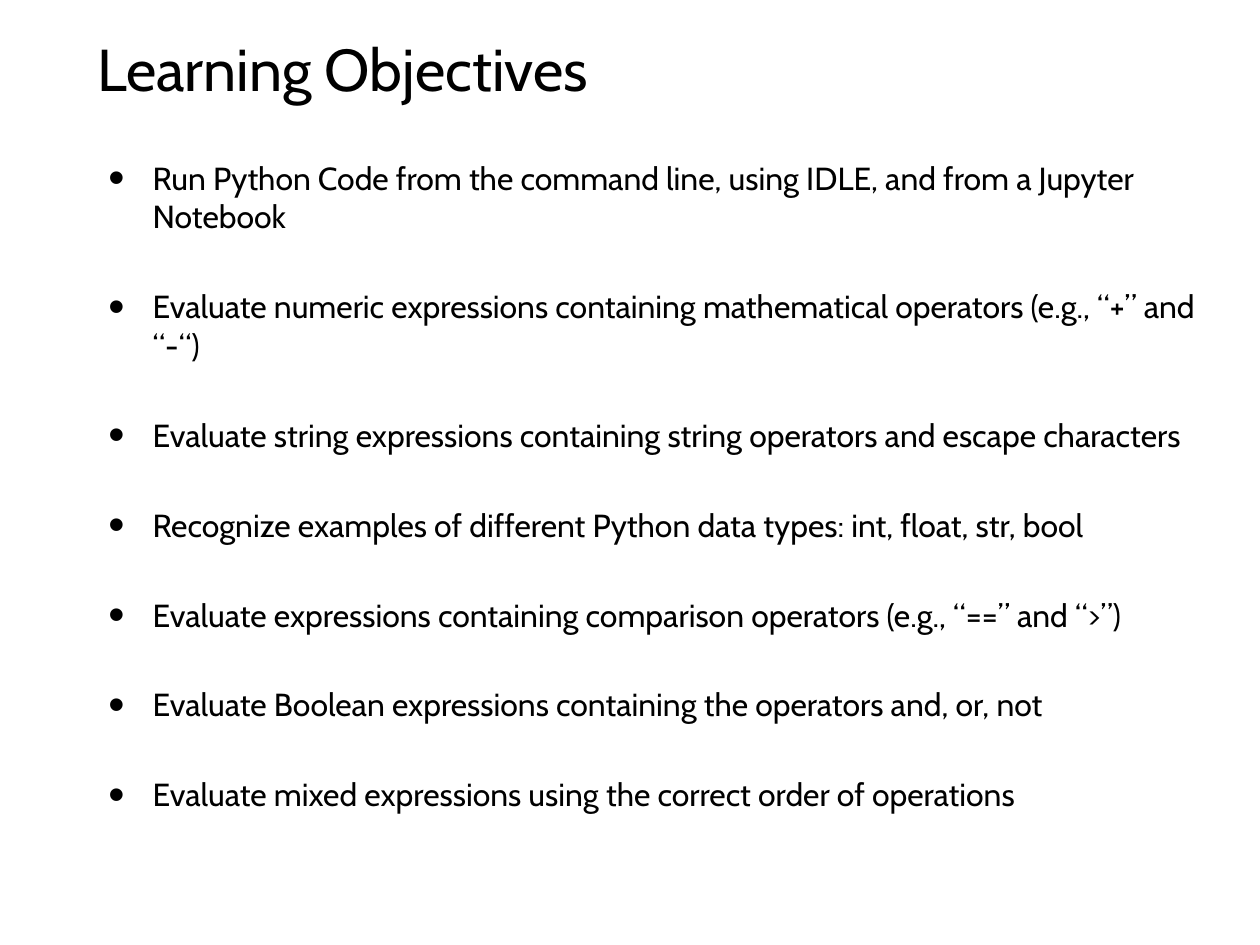
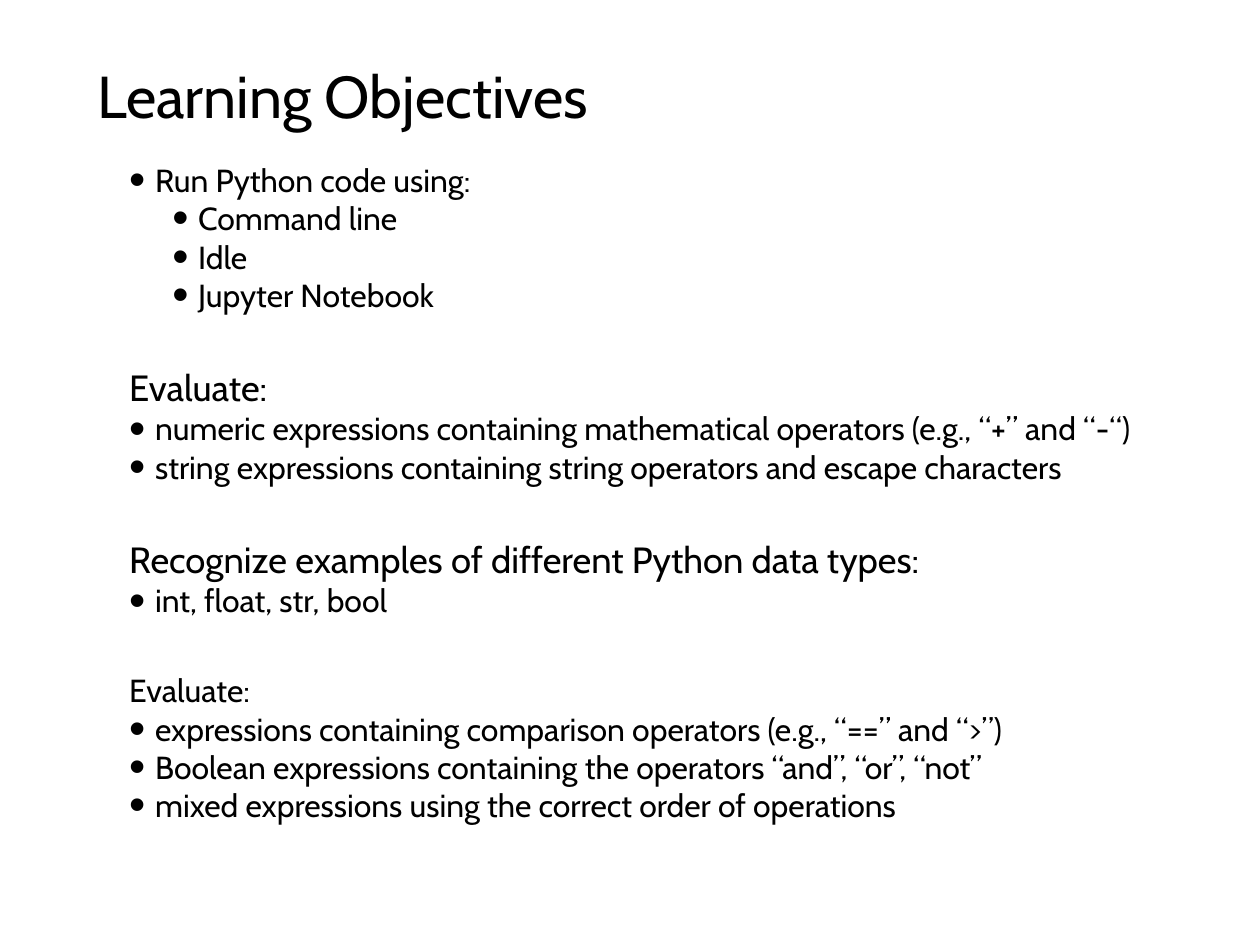
Before and after one commit to tylerharter/caraza-harter-com, a slide deck: slide 2 of tyler/meena/cs220/f21/materials/lec_04_F21.ppt. Drawn at 1260x945 pixels with LibreOffice and Linux fonts; fonts in the diff are those of the drawing. Boxes give left, top, right and bottom in pixels: in the first picture for what was removed or moved away, otherwise in the second. Text is boxed around its words. In the diff, an @@ line names an element or a change of style, - is before the commit and + after.

Commit message:
Changing format of learning objectives slide

```diff
--- a/tyler/meena/cs220/f21/materials/lec_04_F21.ppt
+++ b/tyler/meena/cs220/f21/materials/lec_04_F21.ppt
@@ title "Learning Objectives": place and size @@
-title "Learning Objectives" at (97, 46, 588, 105)
+title "Learning Objectives" at (97, 73, 588, 132)
@@ text at (129, 168, 1076, 825): text changed @@
-• Run Python Code from the command line, using IDLE, and from a Jupyter Notebook
-• Evaluate numeric expressions containing mathematical operators (e.g., “+” and “-“)
-• Evaluate string expressions containing string operators and escape characters
-• Recognize examples of different Python data types: int, float, str, bool
-• Evaluate expressions containing comparison operators (e.g., “==” and “>”)
-• Evaluate Boolean expressions containing the operators and, or, not
-• Evaluate mixed expressions using the correct order of operations
+• Run Python code using:
+  • Command line
+  • Idle
+  • Jupyter Notebook
+Evaluate:
+• numeric expressions containing mathematical operators (e.g., “+” and “-“)
+• string expressions containing string operators and escape characters
+Recognize examples of different Python data types:
+• int, float, str, bool
+Evaluate:
+• expressions containing comparison operators (e.g., “==” and “>”)
+• Boolean expressions containing the operators “and”, “or”, “not”
+• mixed expressions using the correct order of operations
```
Also in this commit, not shown: 3 other slides changed, 1 other file.
